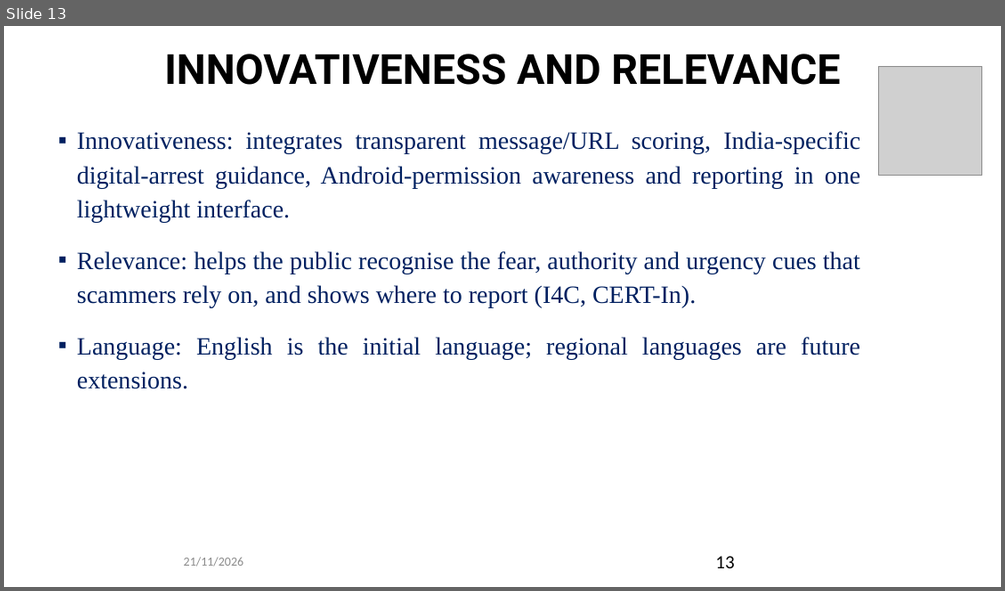
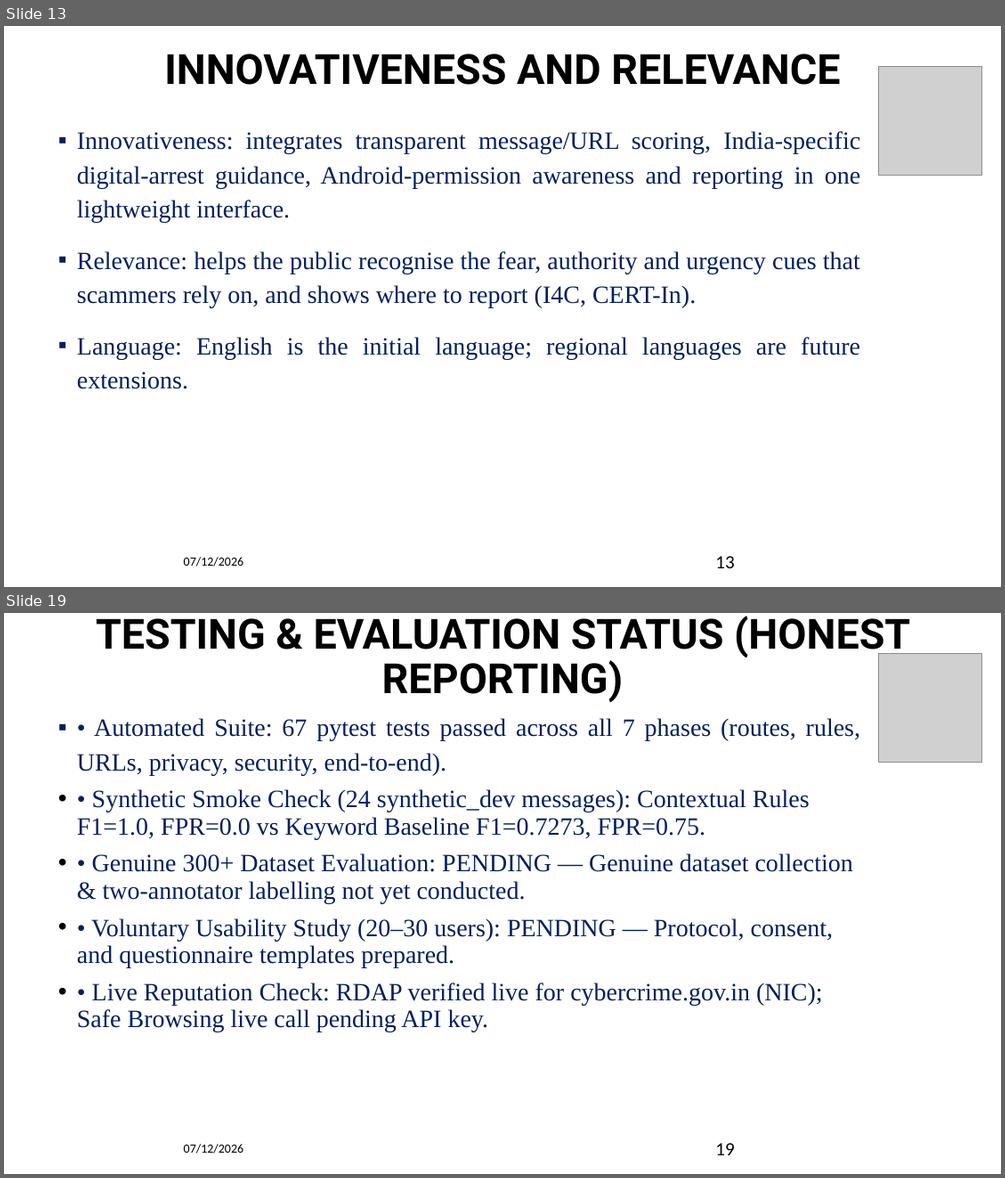
Before and after one commit to darshanashok-dev/community, a slide deck: community_project_ppt_updated.pptx. Shown one above the other, each under a label of ours: slide 13 before the commit, slides 13 and 19 after it; the slides between them are not shown. The pictures are 1005x591 and 1005x1178 pixels, drawn with LibreOffice and Linux fonts; fonts in the diff are those of the drawing; grey boxes stand for pictures; background and template pictures are left out. Boxes give left, top, right and bottom in pixels: in the first picture for what was removed or moved away, otherwise in the second. Text is boxed around its words. In the diff, an @@ line names an element or a change of style, - is before the commit and + after.

Commit message:
Final validation: fix browser reset links, delivery/phishing rules, add report and updated viva slides

```diff
--- a/community_project_ppt_updated.pptx
+++ b/community_project_ppt_updated.pptx
@@ slide 19 added at [4,613,1001,1174], background #FFFFFF @@
@@ title added at [96,616,910,702], 40 pt, text #000000, bold @@
+TESTING & EVALUATION STATUS (HONEST REPORTING)
@@ picture added at [879,653,982,762] @@
@@ text added at [77,718,860,1031], 24 pt, text #002060 @@
+▪ • Automated Suite: 67 pytest tests passed across all 7 phases (routes, rules, URLs, privacy, security, end-to-end).
+• • Synthetic Smoke Check (24 synthetic_dev messages): Contextual Rules F1=1.0, FPR=0.0 vs Keyword Baseline F1=0.7273, FPR=0.75.
+• • Genuine 300+ Dataset Evaluation: PENDING — Genuine dataset collection & two-annotator labelling not yet conducted.
+• • Voluntary Usability Study (20–30 users): PENDING — Protocol, consent, and questionnaire templates prepared.
+• • Live Reputation Check: RDAP verified live for cybercrime.gov.in (NIC); Safe Browsing live call pending API key.
@@ text added at [184,1143,243,1153], 12 pt, text #000000 @@
+07/12/2026
@@ text added at [715,1143,734,1155], 18 pt, text #000000 @@
+19
@@ slide 13 changed as well @@
@@ text at [184,556,243,566]: text changed; text colour #8C8C8C to #000000 @@
-21/11/2026
+07/12/2026
```
Also in this commit, not shown: 15 other slides changed, 5 other slides added, 10 other files.
